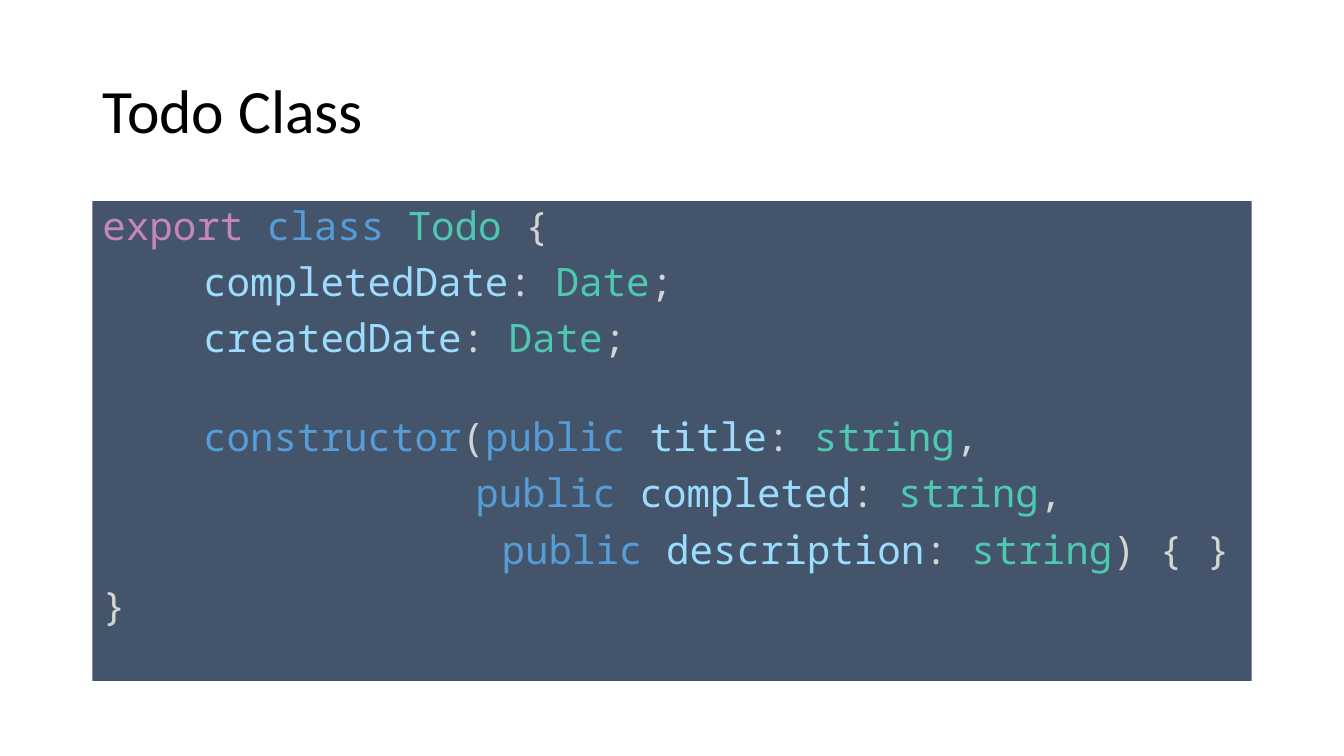
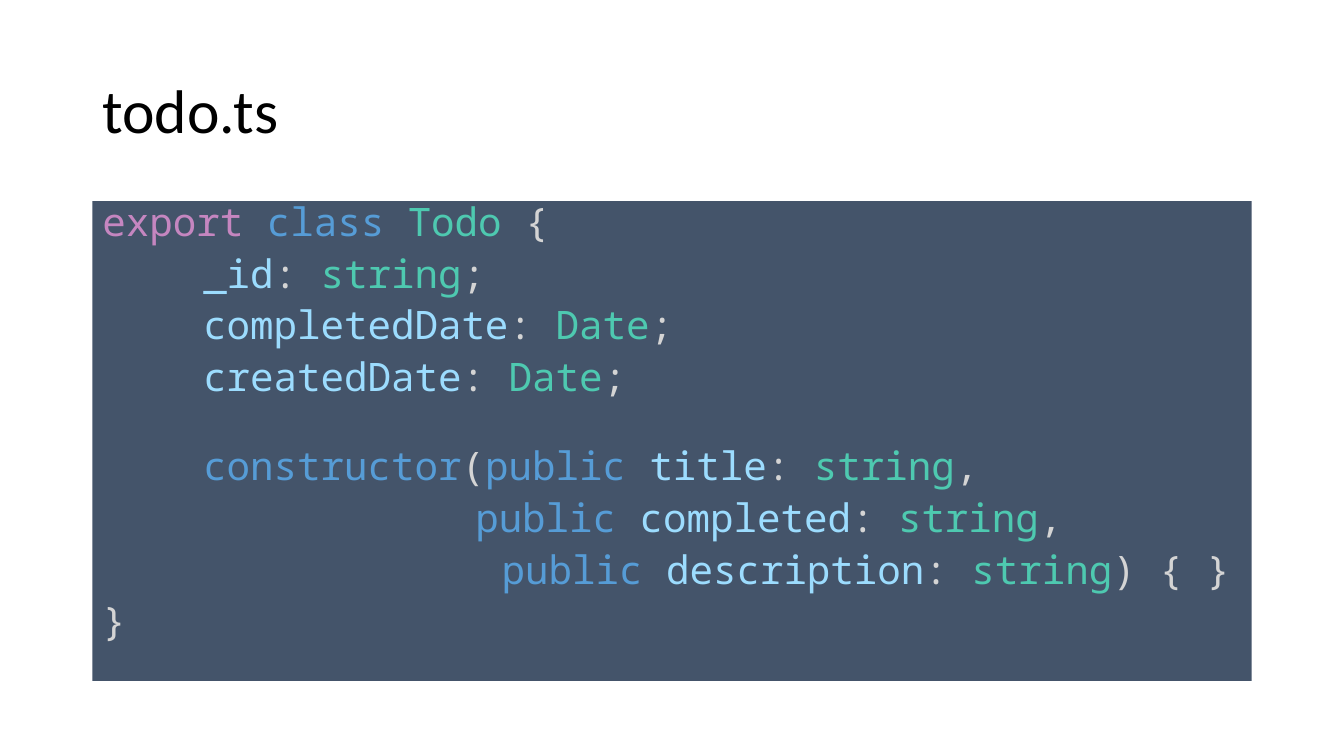
Before and after one commit to spirit-coding/todo-app-aj33349, a slide deck: slide 12 of Angular2.pptx. Drawn at 1344x756 pixels with LibreOffice and Linux fonts; fonts in the diff are those of the drawing. Boxes give left, top, right and bottom in pixels: in the first picture for what was removed or moved away, otherwise in the second. Text is boxed around its words. In the diff, an @@ line names an element or a change of style, - is before the commit and + after.

```diff
--- a/Angular2.pptx
+++ b/Angular2.pptx
@@ title at [102,90,278,134]: text changed @@
-Todo Class
+todo.ts
@@ text at [102,199,1135,594]: line spacing 0.9 to 0.8 @@
@@ text at [203,258,485,298]: paragraph added @@
+_id: string;
```
Also in this commit, not shown: 1 other slide changed, 7 slides added, 1 slide removed.
